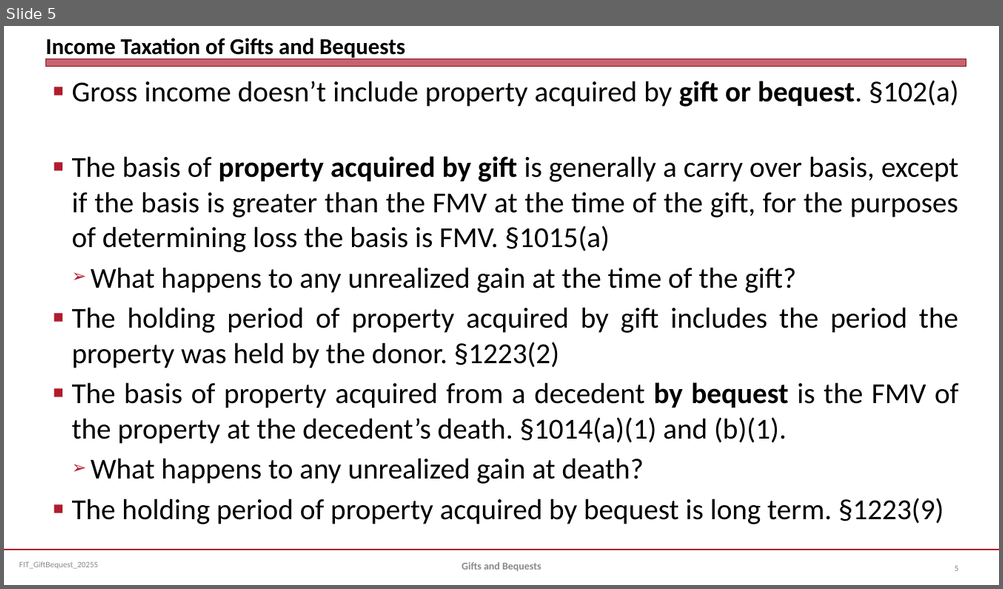
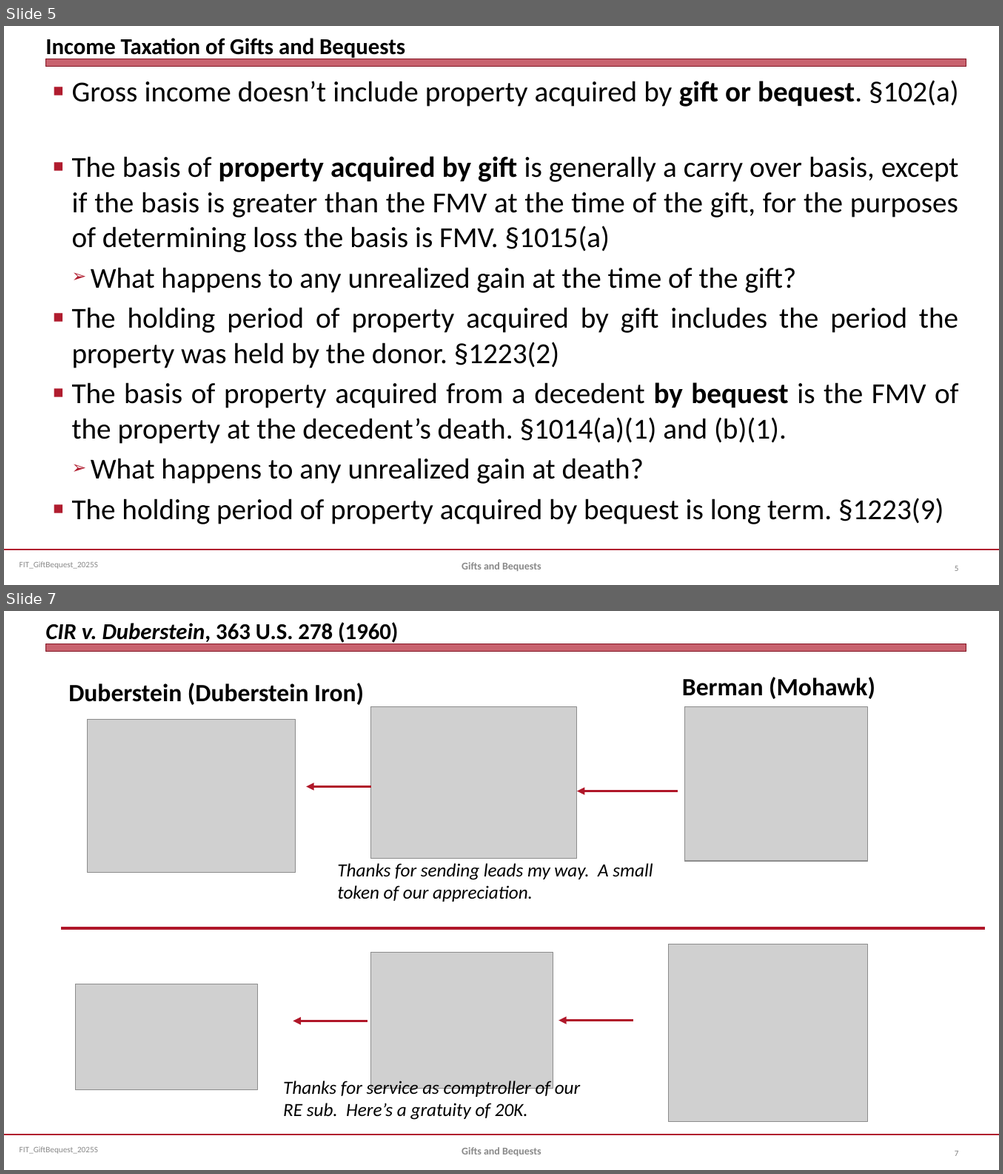
Before and after one commit to jmc877/Fed-Income-Tax, a slide deck: slides/FIT_GiftBequest_2025S.pptx. Shown one above the other, each under a label of ours: slide 5 before the commit, slides 5 and 7 after it; the slides between them are not shown. The pictures are 1003x589 and 1003x1174 pixels, drawn with LibreOffice and Linux fonts; fonts in the diff are those of the drawing; grey boxes stand for pictures. Boxes give left, top, right and bottom in pixels: in the first picture for what was removed or moved away, otherwise in the second. Text is boxed around its words. In the diff, an @@ line names an element or a change of style, - is before the commit and + after.

```diff
--- a/slides/FIT_GiftBequest_2025S.pptx
+++ b/slides/FIT_GiftBequest_2025S.pptx
@@ slide 7 added at [4, 611, 999, 1170], background #FFFFFF; not listed: 3 template elements that a slide beside it also shows @@
@@ title added at [45, 622, 398, 645], 22 pt, text #000000, bold @@
+CIR v. Duberstein, 363 U.S. 278 (1960)
@@ text added at [682, 677, 875, 699], 24 pt, text #000000, bold @@
+Berman (Mohawk)
@@ text added at [68, 683, 364, 705], 24 pt, text #000000, bold @@
+Duberstein (Duberstein Iron)
@@ picture added at [88, 719, 296, 873] @@
@@ picture added at [371, 707, 577, 859] @@
@@ picture added at [685, 709, 867, 863] @@
@@ picture added at [685, 707, 867, 861] @@
@@ arrow added from (371, 787) to (306, 787), #B0182A 2.5 pt @@
@@ arrow added from (677, 792) to (577, 792), #B0182A 2.5 pt @@
@@ text added at [337, 863, 652, 902], 18 pt, text #000000, italic @@
+Thanks for sending leads my way. A small token of our appreciation.
@@ line added from (62, 929) to (985, 929), #B0182A 2.25 pt @@
@@ picture added at [371, 953, 553, 1089] @@
@@ picture added at [668, 945, 868, 1122] @@
@@ picture added at [75, 985, 257, 1090] @@
@@ arrow added from (367, 1022) to (293, 1022), #B0182A 2.5 pt @@
@@ arrow added from (633, 1021) to (558, 1021), #B0182A 2.5 pt @@
@@ text added at [283, 1079, 580, 1120], 18 pt, text #000000, italic @@
+Thanks for service as comptroller of our RE sub. Here’s a gratuity of 20K.
@@ text added at [461, 1147, 541, 1156], 10 pt, text #898989, bold @@
+Gifts and Bequests
@@ page number added at [954, 1151, 959, 1156], 8 pt, text #808080 @@
+7
```
Also in this commit, not shown: 2 slides changed, 1 other slide added, 5 slides removed, 1 other file.
